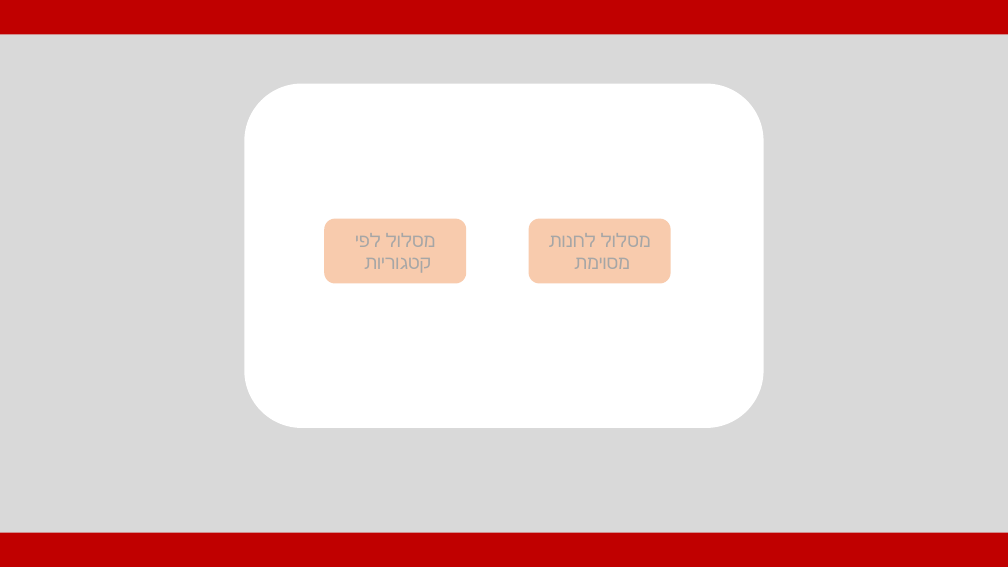
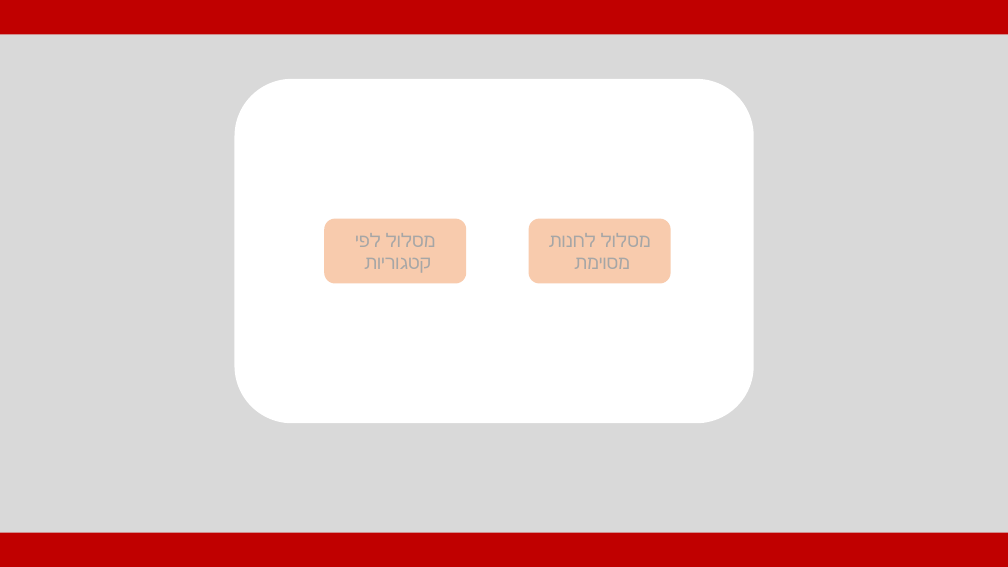
Before and after one commit to lielGlazer/mallwayze, a slide deck: slide 4 of שונות/liel/וייז בקניון.pptx. Drawn at 1008x567 pixels with LibreOffice and Linux fonts; fonts in the diff are those of the drawing. Boxes give left, top, right and bottom in pixels: in the first picture for what was removed or moved away, otherwise in the second. Text is boxed around its words. In the diff, an @@ line names an element or a change of style, - is before the commit and + after.

```diff
--- a/שונות/liel/וייז בקניון.pptx
+++ b/שונות/liel/וייז בקניון.pptx
@@ rounded rectangle moved from (x1=244, y1=84, x2=764, y2=429) to (x1=234, y1=79, x2=754, y2=423) @@
```
Also in this commit, not shown: 15 other files.
